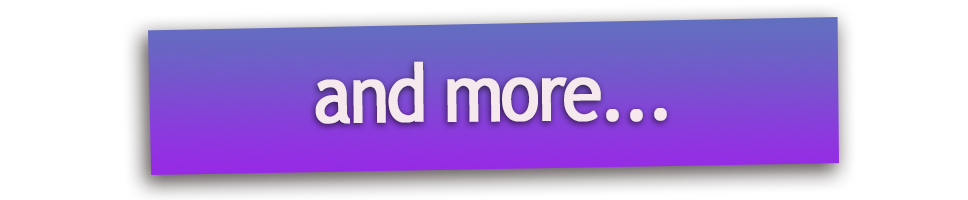
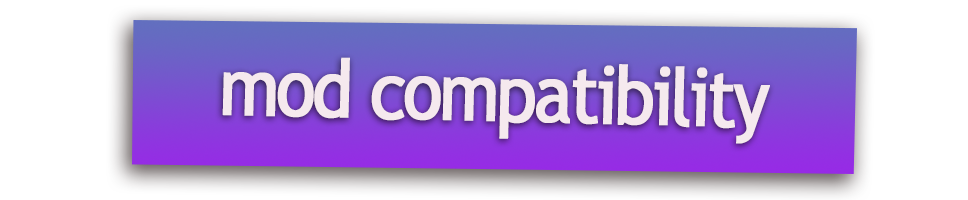
Revision of a layered 968 × 200 image; what changed, layer by layer:
painted on "title" over [222,57,770,144]
painted on "card" over [132,17,857,175]
